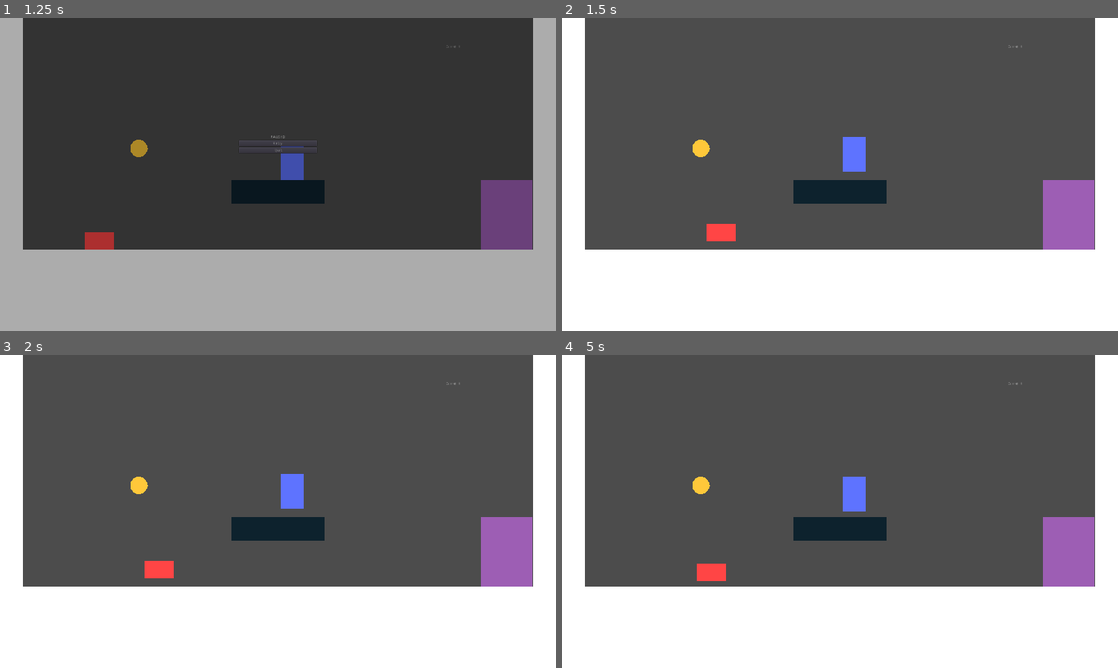
Above: before the commit, frames 1-4 (two rows, left to right).
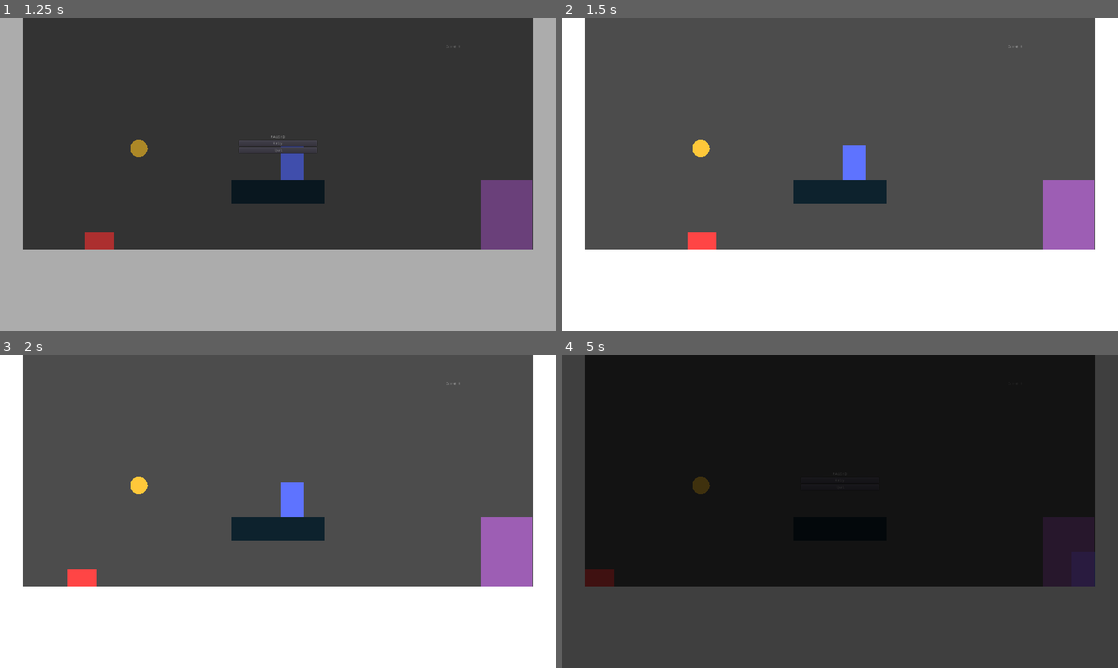
Above: after the commit, the same moments.

Repository: gdquest-demos/godot-3-beginner-2d-platformer
Game: Godot game, scene res://src/Game.tscn
The game is run twice, just before and just after one commit, with the same random seed, the same clock (stepped at 60 frames per second) and the same inputs.
Inputs:
- Up to frame 1 (1.25 s): tap Enter (pause) at 0.5 s; hold D (move_right) from 0.53 s (still down); hold W (jump) from 0.53 s (still down)
- Up to frame 2 (1.5 s): release D (move_right) at 1.25 s; release W (jump) at 1.25 s; click "Retry" at 1.25 s
- Up to frame 3 (2 s): no input
- Up to frame 4 (5 s): hold D (move_right) 2.03-2.78 s; tap W (jump) at 2.1, 2.27, 2.57, 3.6, 3.77, 4.07 s; hold A (move_left) 2.78-3.53 s; hold W (jump) 2.78-3.53 s; hold D (move_right) from 3.53 s (still down); hold W (jump) from 4.28 s (still down); tap Enter (pause) at 4.9 s

Frame 1 is identical in both runs. In frame 2, 0.7% of the frame differs, in the area x 22-55%, y 38-74%; in frame 3, 0.8%; in frame 4, 100%, in the area x 0-100%, y 0-100%.

Commit message:
Minor tweask
- rename `apply_*` methods to `move_by_*`. This was issue raised
by Henrique, that in Godot methods starting with `apply_*` alter
state directly which makes sense
- tweak whitespace between `extends`, `var`s & functions to reflect
coding guidelines
- add constants to Coin to replace numeric values
- rearrange methods where needed to reflect coding guidelines
- remove `reset()` method from PlayerData since it wasn't used
anywhere, that is it was "dead" code
- add Game script to fix unloading/loading of Level. `Level/Portal2D`
was just changing the scene from Game to Level so the interface
was lost with this transition. I added proper Level remove/add in the
Game script

Diff:
--- /dev/null
+++ b/game/src/Game.gd
@@ -0,0 +1,26 @@
+extends Node
+
+
+onready var level: Node2D = $Level
+onready var level_portal: Area2D = $Level/Portal2D
+
+
+func _ready() -> void:
+	setup_connections()
+
+
+func _on_LevelPortal_level_changed(next_level_scene: String) -> void:
+	var next_level: Node2D = load(next_level_scene).instance()
+
+	level.queue_free()
+	yield(level, "tree_exited")
+
+	add_child(next_level)
+	level = next_level
+	level_portal = level.get_node("Portal2D")
+
+	setup_connections()
+
+
+func setup_connections() -> void:
+	level_portal.connect("level_changed", self, "_on_LevelPortal_level_changed")
--- a/game/src/Game.tscn
+++ b/game/src/Game.tscn
@@ -1,13 +1,15 @@
-[gd_scene load_steps=3 format=2]
+[gd_scene load_steps=4 format=2]
 
-[ext_resource path="res://src/interface/UserInterface.tscn" type="PackedScene" id=1]
-[ext_resource path="res://src/levels/Level.tscn" type="PackedScene" id=2]
+[ext_resource path="res://src/Game.gd" type="Script" id=1]
+[ext_resource path="res://src/interface/UserInterface.tscn" type="PackedScene" id=2]
+[ext_resource path="res://src/levels/Level.tscn" type="PackedScene" id=3]
 
 [node name="Game" type="Node"]
+script = ExtResource( 1 )
 
 [node name="InterfaceLayer" type="CanvasLayer" parent="."]
 layer = 2
 
-[node name="UserInterface" parent="InterfaceLayer" instance=ExtResource( 1 )]
+[node name="UserInterface" parent="InterfaceLayer" instance=ExtResource( 2 )]
 
-[node name="Level" parent="." instance=ExtResource( 2 )]
+[node name="Level" parent="." instance=ExtResource( 3 )]
--- a/game/src/actors/Actor.gd
+++ b/game/src/actors/Actor.gd
@@ -1,4 +1,5 @@
 extends KinematicBody2D
+
 
 const SNAP_DIRECTION: = Vector2.DOWN
 const FLOOR_NORMAL: = Vector2.UP
@@ -11,14 +12,10 @@
 
 func _physics_process(delta: float) -> void:
 	_linear_velocity = move_and_slide_with_snap(_linear_velocity, SNAP_DIRECTION, FLOOR_NORMAL)
-	_linear_velocity = apply_gravity(_linear_velocity, gravity, delta)
+	_linear_velocity = move_by_gravity(_linear_velocity, gravity, delta)
 
 
-func apply_gravity(linear_velocity: Vector2, gravity: float, delta: float) -> Vector2:
+func move_by_gravity(linear_velocity: Vector2, gravity: float, delta: float) -> Vector2:
 	var out: = linear_velocity
 	out.y += 0 if is_on_floor() else gravity * delta
 	return out
-
-
-func get_hurt() -> void:
-	pass
--- a/game/src/actors/Enemy.gd
+++ b/game/src/actors/Enemy.gd
@@ -8,11 +8,6 @@
 	_linear_velocity.x = -speed.x
 
 
-func get_hurt() -> void:
-	PlayerData.score += score
-	queue_free()
-
-
 func _on_StompArea2D_body_entered(body: PhysicsBody2D) -> void:
 	if body.is_in_group("player"):
 		get_hurt()
@@ -20,3 +15,8 @@
 
 func _on_BumpArea2D_body_shape_entered(body_id: int, body: PhysicsBody2D, body_shape: int, area_shape: int) -> void:
 	_linear_velocity.x = speed.x if area_shape == 0 else -speed.x
+
+
+func get_hurt() -> void:
+	PlayerData.score += score
+	queue_free()
--- a/game/src/actors/Player.gd
+++ b/game/src/actors/Player.gd
@@ -1,4 +1,5 @@
 extends "res://src/actors/Actor.gd"
+
 
 export var stomp_hop_force: = 600.0
 
@@ -16,9 +17,7 @@
 
 	var is_jump_interrupted: = event.is_action_released("jump") and _linear_velocity.y < 0
 	var direction: = get_direction()
-	_linear_velocity = apply_direction(_linear_velocity, direction, speed, is_jump_interrupted)
-
-	get_tree().set_input_as_handled()
+	_linear_velocity = move_by_direction(_linear_velocity, direction, speed, is_jump_interrupted)
 
 
 func is_valid_input(event: InputEvent) -> bool:
@@ -32,7 +31,7 @@
 	)
 
 
-func apply_direction(linear_velocity: Vector2, direction: Vector2, speed: Vector2, is_jump_interrupted: bool) -> Vector2:
+func move_by_direction(linear_velocity: Vector2, direction: Vector2, speed: Vector2, is_jump_interrupted: bool) -> Vector2:
 	var out: = linear_velocity
 	out.x = speed.x * direction.x
 	out.y = out.y if direction.y == 0 else speed.y * direction.y
--- a/game/src/interface/UserInterface.gd
+++ b/game/src/interface/UserInterface.gd
@@ -1,8 +1,9 @@
 extends Node
 
 
-onready var score_label: = $ScoreLabel
-onready var pause_overlay: = $PauseOverlay
+onready var scene_tree: SceneTree = get_tree()
+onready var score_label: Label = $ScoreLabel
+onready var pause_overlay: ColorRect = $PauseOverlay
 
 
 func _ready() -> void:
@@ -11,18 +12,18 @@
 
 
 func _on_RetryButton_button_up() -> void:
-	get_tree().reload_current_scene()
+	scene_tree.reload_current_scene()
+	toggle_game_pause()
 
 
 func _on_QuitButton_button_up() -> void:
-	get_tree().quit()
+	scene_tree.quit()
 
 
 func _unhandled_input(event: InputEvent) -> void:
 	if not event.is_action_pressed("pause"):
 		return
 	toggle_game_pause()
-	get_tree().set_input_as_handled()
 
 
 func update_interface() -> void:
@@ -30,5 +31,5 @@
 
 
 func toggle_game_pause() -> void:
-	get_tree().paused = not get_tree().paused
-	pause_overlay.visible = get_tree().paused
+	scene_tree.paused = not scene_tree.paused
+	pause_overlay.visible = scene_tree.paused
--- a/game/src/levels/Level.tscn
+++ b/game/src/levels/Level.tscn
@@ -22,7 +22,7 @@
 
 [node name="Portal2D" parent="." instance=ExtResource( 3 )]
 position = Vector2( 1750, 800 )
-next_level = "res://src/levels/Level.tscn"
+next_level_scene = "res://src/levels/Level.tscn"
 
 [node name="Coins" type="Node2D" parent="."]
 
--- a/game/src/meta/PlayerData.gd
+++ b/game/src/meta/PlayerData.gd
@@ -6,11 +6,6 @@
 var score: = 0 setget set_score
 
 
-func reset():
-	score = 0
-	emit_signal("updated")
-
-
 func set_score(new_score: int) -> void:
 	score = new_score
 	emit_signal("updated")
--- a/game/src/objects/Coin.gd
+++ b/game/src/objects/Coin.gd
@@ -1,6 +1,10 @@
 extends Area2D
 
+
 export var score: = 100
+
+const TWEEN_FINAL_POSITION = Vector2(0, -50)
+const TWEEN_DURATION = 0.25
 
 
 func _on_body_entered(body: PhysicsBody2D) -> void:
@@ -10,12 +14,13 @@
 
 func get_picked() -> void:
 	PlayerData.score += score
+
 	$Tween.interpolate_property(self, "position", position,
-			position + Vector2(0, -50), 0.25, Tween.TRANS_BACK, Tween.EASE_IN)
+			position + TWEEN_FINAL_POSITION, TWEEN_DURATION, Tween.TRANS_BACK, Tween.EASE_IN)
 	var transparent_color: = modulate
 	transparent_color.a = 0.0
 	$Tween.interpolate_property(self, "modulate", modulate,
-			transparent_color, 0.25, Tween.TRANS_LINEAR, Tween.EASE_IN)
+			transparent_color, TWEEN_DURATION, Tween.TRANS_LINEAR, Tween.EASE_IN)
 	$Tween.start()
 
 	yield($Tween, "tween_all_completed")
--- a/game/src/objects/Portal2D.gd
+++ b/game/src/objects/Portal2D.gd
@@ -2,7 +2,9 @@
 extends Area2D
 
 
-export(String, FILE, "*.tscn") var next_level
+signal level_changed(next_level_scene)
+
+export(String, FILE, "*.tscn") var next_level_scene
 
 
 func _on_body_entered(body: PhysicsBody2D):
@@ -10,10 +12,10 @@
 
 
 func _get_configuration_warning() -> String:
-	return "The property Next Level can't be empty" if next_level == "" else ""
+	return "The property Next Level can't be empty" if next_level_scene == "" else ""
 
 
 func teleport() -> void:
 	$AnimationPlayer.play("FadeOut")
 	yield($AnimationPlayer, "animation_finished")
-	get_tree().change_scene(next_level)
+	emit_signal("level_changed", next_level_scene)
